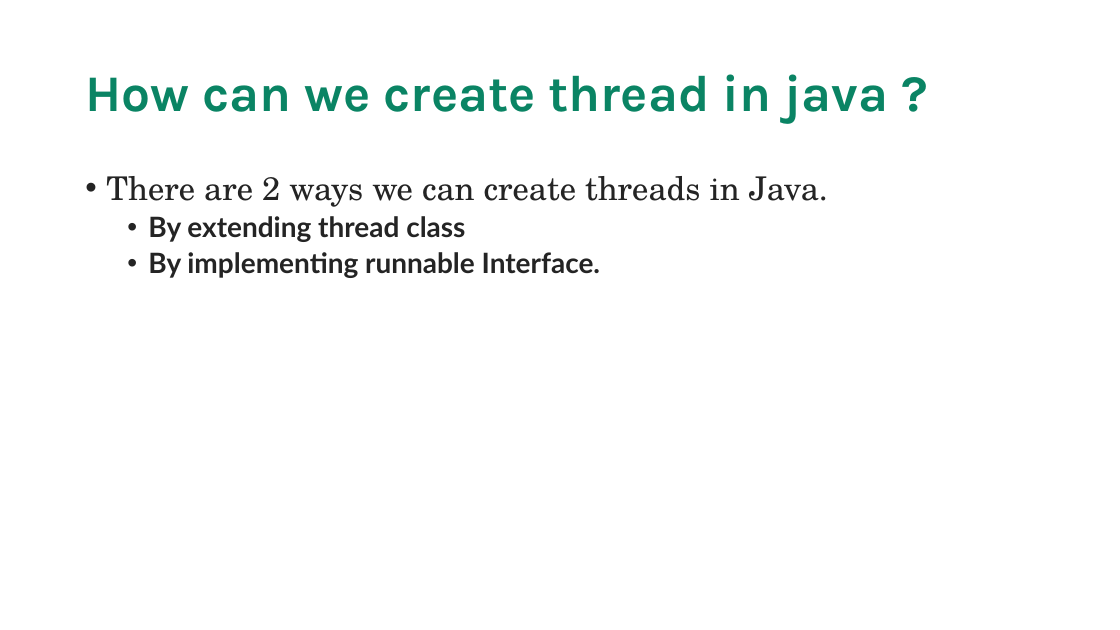
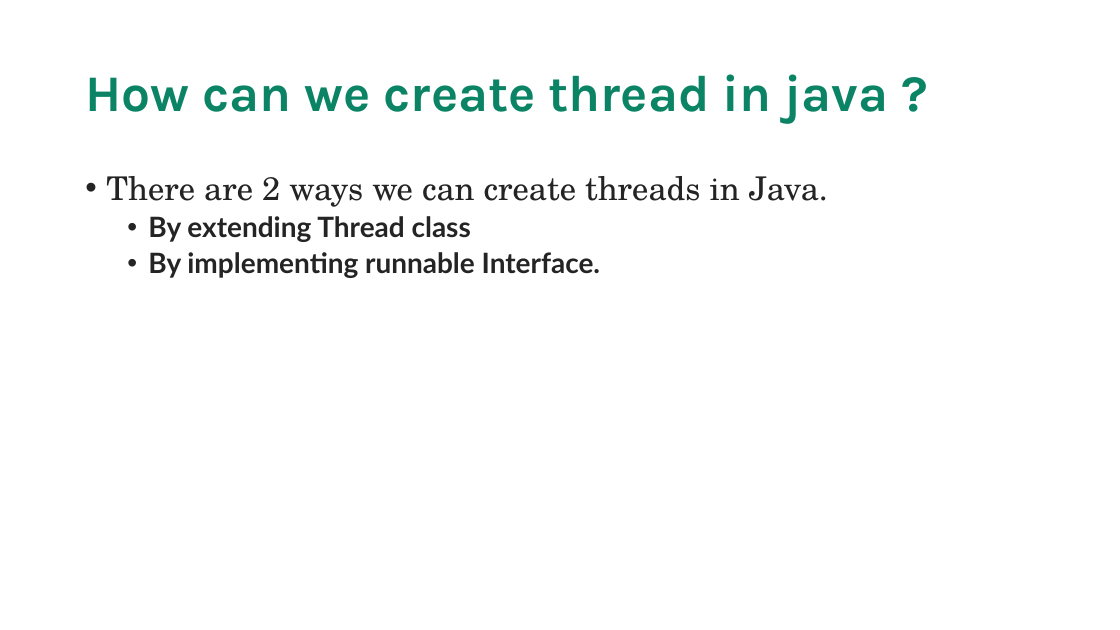
Before and after one commit to maddireddy/Core-Java, a slide deck: slide 184 of Notes/Core_Java.pptx. Drawn at 1120x630 pixels with LibreOffice and Linux fonts; fonts in the diff are those of the drawing. Boxes give left, top, right and bottom in pixels: in the first picture for what was removed or moved away, otherwise in the second. Text is boxed around its words. In the diff, an @@ line names an element or a change of style, - is before the commit and + after.

```diff
--- a/Notes/Core_Java.pptx
+++ b/Notes/Core_Java.pptx
@@ text at bbox=[148, 216, 471, 242]: text changed @@
-  • By extending thread class
+  • By extending Thread class
```
Also in this commit, not shown: 1 other slide changed, 21 other files.
